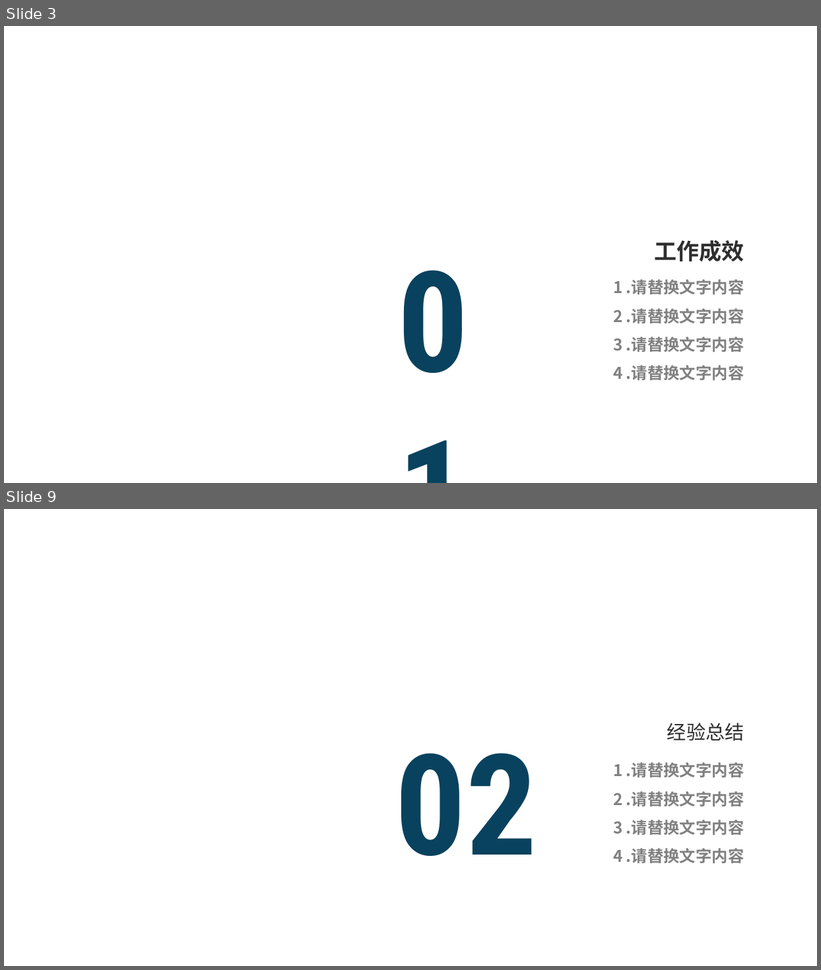
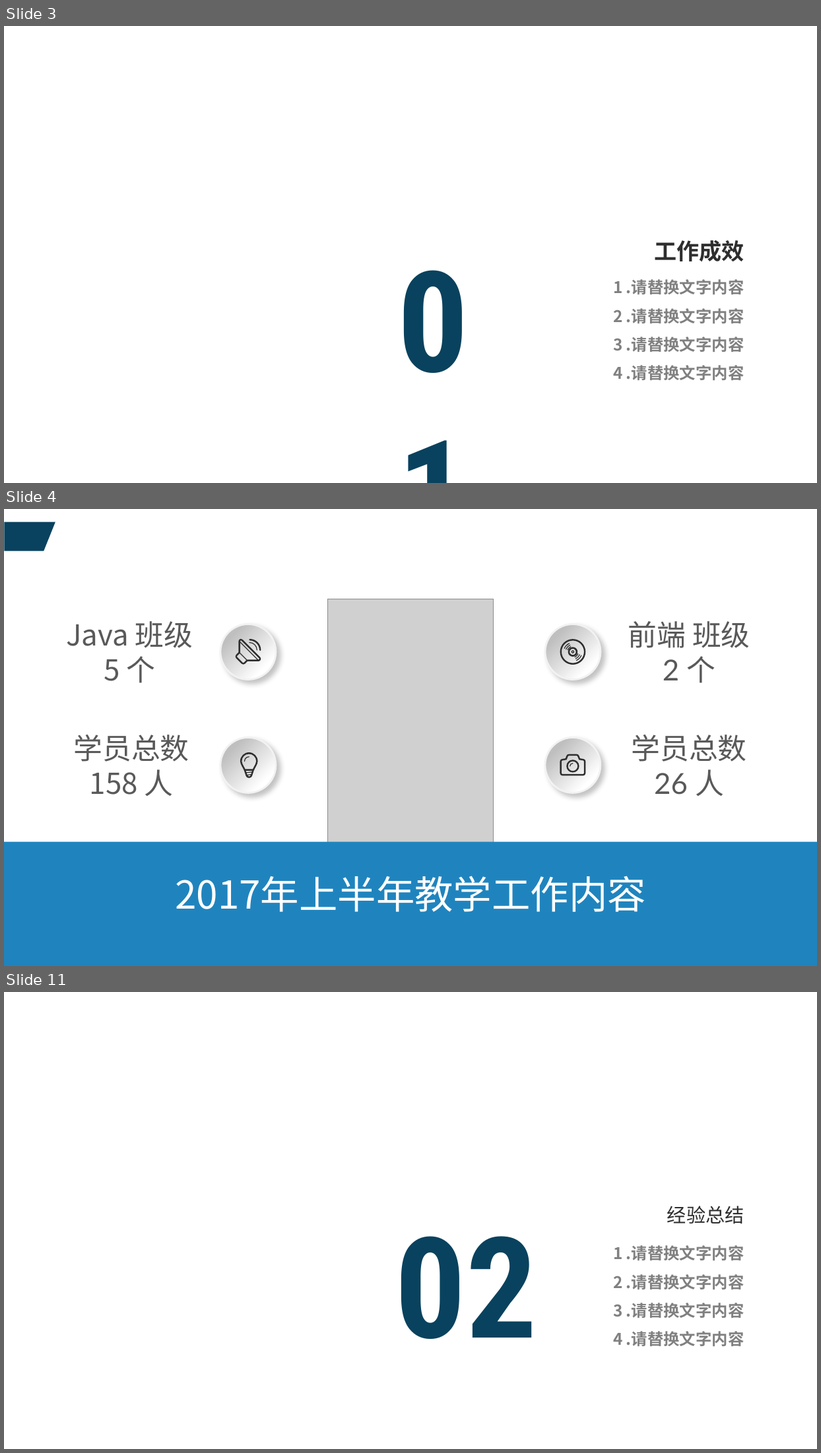
Before and after one commit to Ovaphlow/ovaphlow-config.files, a slide deck: 王绪楠.pptx. Shown one above the other, each under a label of ours: slides 3 and 9 before the commit, slides 3, 4 and 11 after it; the slides between them are not shown. The pictures are 821x970 and 821x1453 pixels, drawn with LibreOffice and Linux fonts; fonts in the diff are those of the drawing; grey boxes stand for pictures; background and template pictures are left out. Boxes give left, top, right and bottom in pixels: in the first picture for what was removed or moved away, otherwise in the second. Text is boxed around its words. In the diff, an @@ line names an element or a change of style, - is before the commit and + after.

```diff
--- a/王绪楠.pptx
+++ b/王绪楠.pptx
@@ slide 4 added at box(4, 509, 817, 966), background picture (left out) @@
@@ freeform shape added at box(4, 522, 55, 551), fill #09425E @@
@@ picture added at box(327, 599, 493, 918) @@
@@ text added at box(66, 621, 193, 683), 36 pt, text #595959 @@
+Java 班级
+5 个
@@ text added at box(628, 621, 750, 683), 36 pt, text #595959 @@
+前端 班级
+2 个
@@ group added at box(220, 624, 276, 679): 3 freeform shapes, 1 ellipse @@
@@ picture added at box(343, 635, 482, 873) @@
@@ group added at box(545, 624, 601, 679): 9 freeform shapes, 1 ellipse @@
@@ text added at box(73, 735, 189, 796), 36 pt, text #595959 @@
+学员总数
+158 人
@@ ellipse added at box(220, 737, 276, 793), fill gradient #BFBFBF to #FFFFFF, outline #F2F2F2 2.25 pt @@
@@ text added at box(632, 735, 747, 796), 36 pt, text #595959 @@
+学员总数
+26 人
@@ freeform shape added at box(240, 753, 258, 778), fill #2E2E2E @@
@@ freeform shape added at box(244, 757, 250, 762), fill #2E2E2E @@
@@ group added at box(545, 737, 601, 793): 3 freeform shapes, 1 ellipse @@
@@ rectangle added at box(4, 842, 817, 966), fill #1F84BE @@
@@ text added at box(175, 876, 646, 912), 48 pt, text #FFFFFF @@
+2017年上半年教学工作内容
@@ what was slide 9 is now slide 11 @@
```
Also in this commit, not shown: 4 slides changed, 1 other slide added, 1 slide removed, 4 other files.
